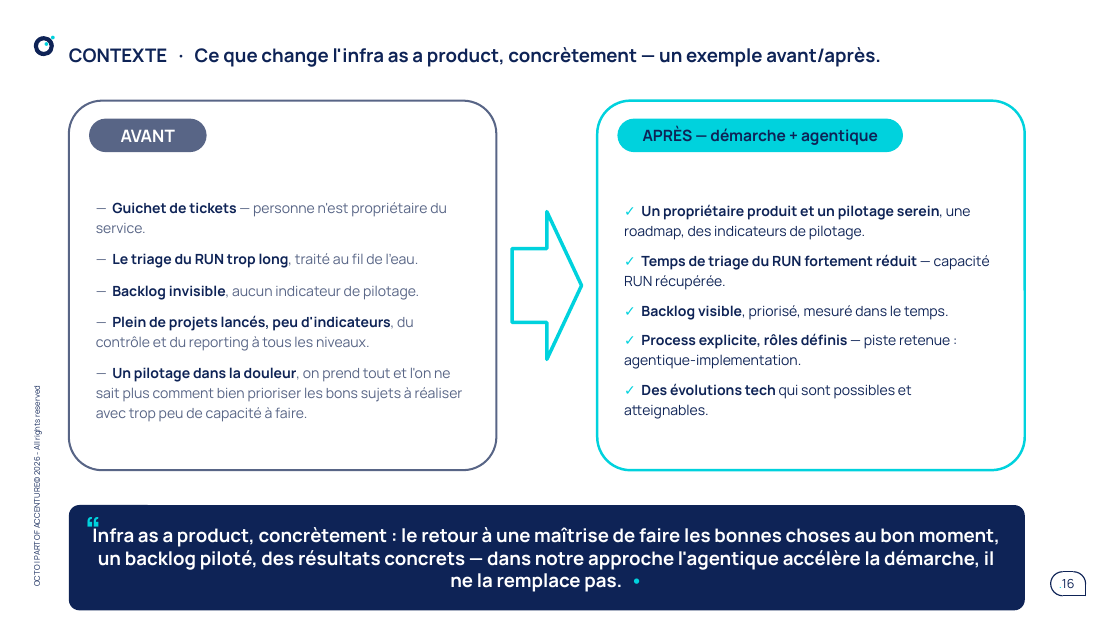
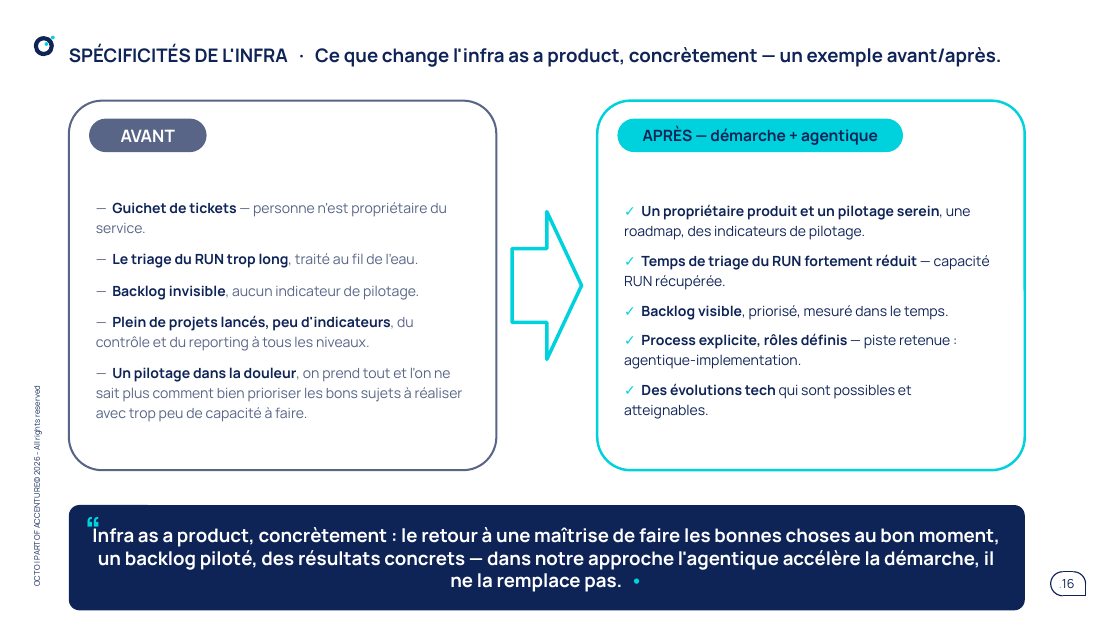
Before and after one commit to claudecamus-dot/Vscode3, a slide deck: slide 16 of docs/cadrage-ppt/bmad-iap-cadrage-synthese.pptx. Drawn at 1120x630 pixels with LibreOffice and Linux fonts; fonts in the diff are those of the drawing. Boxes give left, top, right and bottom in pixels: in the first picture for what was removed or moved away, otherwise in the second. Text is boxed around its words. In the diff, an @@ line names an element or a change of style, - is before the commit and + after.

```diff
--- a/docs/cadrage-ppt/bmad-iap-cadrage-synthese.pptx
+++ b/docs/cadrage-ppt/bmad-iap-cadrage-synthese.pptx
@@ title at [69,45,1002,67]: text changed @@
-CONTEXTE · Ce que change l'infra as a product, concrètement — un exemple avant/après.
+SPÉCIFICITÉS DE L'INFRA · Ce que change l'infra as a product, concrètement — un exemple avant/après.
```
Also in this commit, not shown: 3 other slides changed, 3 other files.
